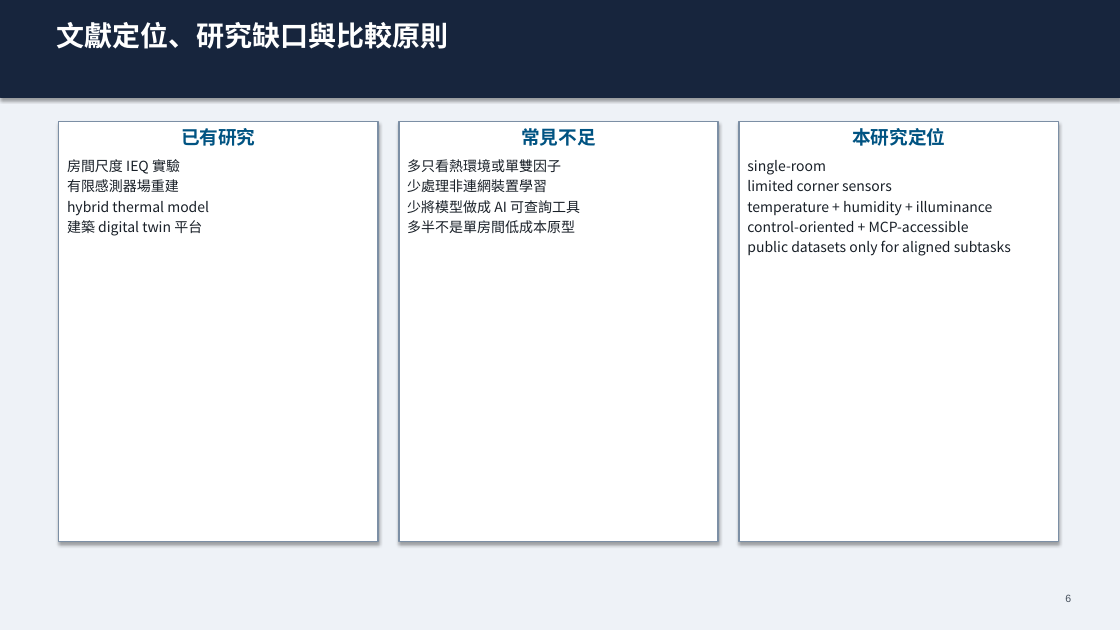
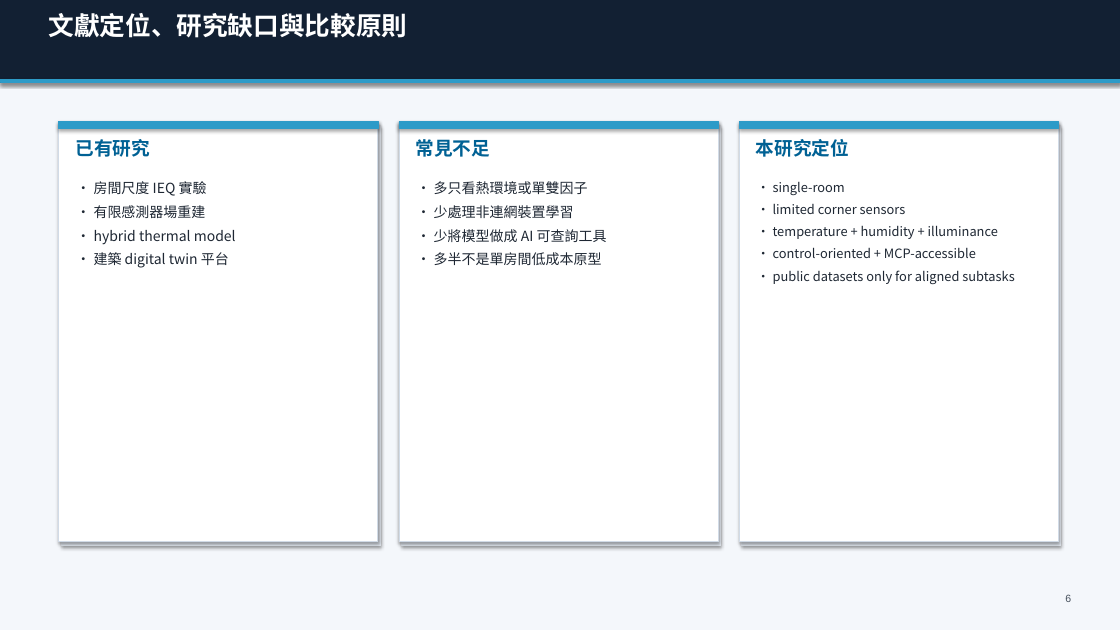
Before and after one commit to Yunitrish006006/A-Spatial-Digital-Twin-Prototype-for-Indoor-Spaces-with-Environmental-Factors, a slide deck: slide 6 of docs/papers/thesis/thesis_presentation_zh_30min.pptx. Drawn at 1120x630 pixels with LibreOffice and Linux fonts; fonts in the diff are those of the drawing. Boxes give left, top, right and bottom in pixels: in the first picture for what was removed or moved away, otherwise in the second. Text is boxed around its words. In the diff, an @@ line names an element or a change of style, - is before the commit and + after.

```diff
--- a/docs/papers/thesis/thesis_presentation_zh_30min.pptx
+++ b/docs/papers/thesis/thesis_presentation_zh_30min.pptx
@@ background #EEF2F7 to #F4F7FB @@
@@ rectangle: place and size @@
-rectangle at box(0, 0, 1120, 97)
+rectangle at box(0, 0, 1120, 82)
@@ rectangle at box(0, 0, 1120, 82): fill #17253D to #122033; outline #17253D 0.75 pt to #122033 0.75 pt @@
@@ text "文獻定位、研究缺口與比較原則" at box(49, 13, 408, 38): size 24 to 22 pt @@
@@ rectangle added at box(0, 80, 1120, 82), fill #2D9BC8, outline #2D9BC8 0.75 pt @@
@@ rectangle added at box(59, 122, 378, 542), fill #FFFFFF, outline #D1DBE7 0.8 pt @@
@@ rectangle added at box(59, 122, 378, 129), fill #2D9BC8, outline #2D9BC8 0.75 pt @@
@@ rectangle added at box(61, 125, 381, 545), fill #E2E8F0, outline #E2E8F0 0.75 pt @@
@@ text added at box(76, 139, 150, 157), 16 pt, text #006194, bold @@
+已有研究
@@ rectangle added at box(399, 122, 718, 542), fill #FFFFFF, outline #D1DBE7 0.8 pt @@
@@ rectangle added at box(399, 122, 718, 129), fill #2D9BC8, outline #2D9BC8 0.75 pt @@
@@ rectangle added at box(402, 125, 721, 545), fill #E2E8F0, outline #E2E8F0 0.75 pt @@
@@ text added at box(416, 139, 490, 157), 16 pt, text #006194, bold @@
+常見不足
@@ rectangle added at box(739, 122, 1059, 542), fill #FFFFFF, outline #D1DBE7 0.8 pt @@
@@ rectangle added at box(739, 122, 1059, 129), fill #2D9BC8, outline #2D9BC8 0.75 pt @@
@@ rectangle added at box(742, 125, 1061, 545), fill #E2E8F0, outline #E2E8F0 0.75 pt @@
@@ text added at box(756, 139, 849, 157), 16 pt, text #006194, bold @@
+本研究定位
@@ text "• 房間尺度 IEQ 實驗": place and size @@
-text "• 房間尺度 IEQ 實驗" at box(59, 122, 378, 542)
+text "• 房間尺度 IEQ 實驗" at box(94, 181, 236, 268)
@@ text "• 多只看熱環境或單雙因子": place and size @@
-text "• 多只看熱環境或單雙因子" at box(399, 122, 718, 542)
+text "• 多只看熱環境或單雙因子" at box(434, 181, 607, 265)
@@ fill #FFFFFF to none; outline #7C8FA5 1.2 pt to none; shadow off in 3 elements at box(434, 181, 607, 265), box(94, 181, 236, 268), box(773, 182, 1014, 284) @@
@@ text "• single-room": place and size @@
-text "• single-room" at box(739, 122, 1059, 542)
+text "• single-room" at box(773, 182, 1014, 284)
@@ text at box(94, 181, 236, 268): text changed; text colour #192028 to #1E2733 @@
-已有研究
-房間尺度 IEQ 實驗
-有限感測器場重建
-hybrid thermal model
-建築 digital twin 平台
+• 房間尺度 IEQ 實驗
+• 有限感測器場重建
+• hybrid thermal model
+• 建築 digital twin 平台
@@ text at box(434, 181, 607, 265): text changed; text colour #192028 to #1E2733 @@
-常見不足
-多只看熱環境或單雙因子
-少處理非連網裝置學習
-少將模型做成 AI 可查詢工具
-多半不是單房間低成本原型
+• 多只看熱環境或單雙因子
+• 少處理非連網裝置學習
+• 少將模型做成 AI 可查詢工具
+• 多半不是單房間低成本原型
@@ text at box(773, 182, 1014, 284): text changed; size 12 to 11 pt; text colour #192028 to #1E2733 @@
-本研究定位
-single-room
-limited corner sensors
-temperature + humidity + illuminance
-control-oriented + MCP-accessible
-public datasets only for aligned subtasks
+• single-room
+• limited corner sensors
+• temperature + humidity + illuminance
+• control-oriented + MCP-accessible
+• public datasets only for aligned subtasks
```
Also in this commit, not shown: 52 other slides changed, 2 other files.
